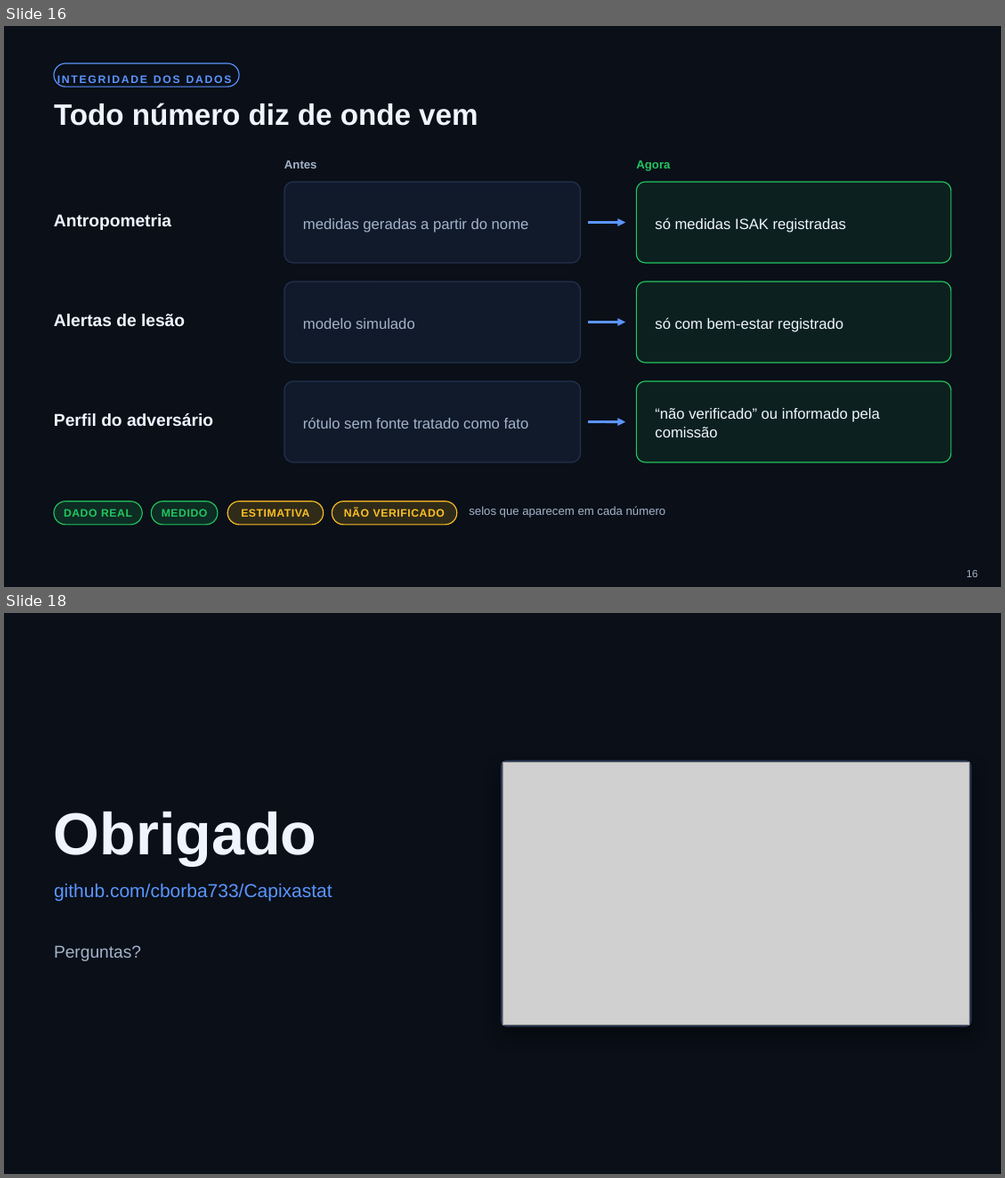
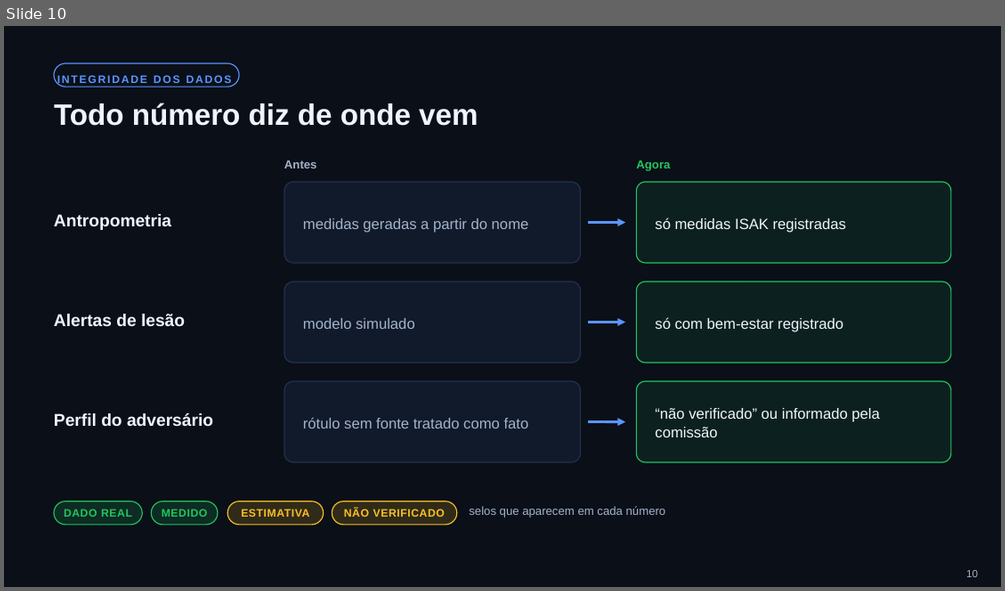
Before and after one commit to cborba733/Capixastat, a slide deck: CapixaStat_Apresentacao.pptx. Shown one above the other, each under a label of ours: slides 16 and 18 before the commit, slide 10 after it; the slides between them are not shown. The pictures are 1005x1178 and 1005x591 pixels, drawn with LibreOffice and Linux fonts; fonts in the diff are those of the drawing; grey boxes stand for pictures. Boxes give left, top, right and bottom in pixels: in the first picture for what was removed or moved away, otherwise in the second. Text is boxed around its words. In the diff, an @@ line names an element or a change of style, - is before the commit and + after.

```diff
--- a/CapixaStat_Apresentacao.pptx
+++ b/CapixaStat_Apresentacao.pptx
@@ slide 18 removed at <box>4,613,1001,1174</box>, background #0A0F18 @@
@@ rounded rectangle removed at <box>502,761,971,1027</box> @@
@@ picture removed at <box>502,762,971,1025</box> @@
@@ text removed at <box>54,811,316,866</box> @@
-Obrigado
@@ text removed at <box>54,883,332,901</box> @@
-github.com/cborba733/Capixastat
@@ text removed at <box>54,945,141,961</box> @@
-Perguntas?
@@ what was slide 16 is now slide 10 @@
@@ page number at <box>966,570,978,577</box>: text changed @@
-16
+10
```
Also in this commit, not shown: 7 other slides removed, 2 other files.
